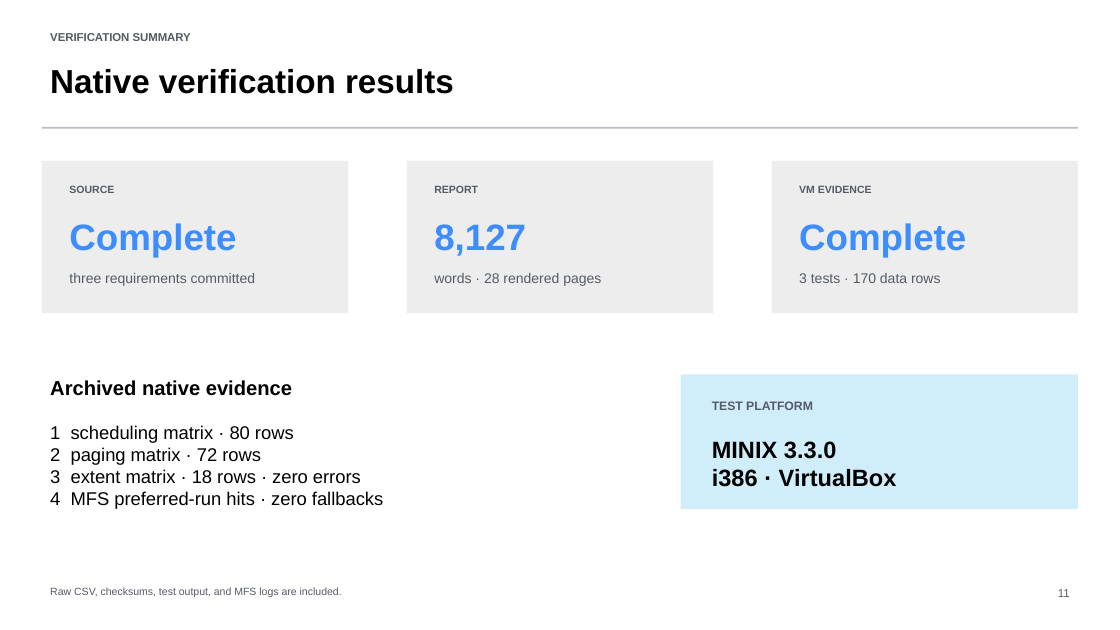
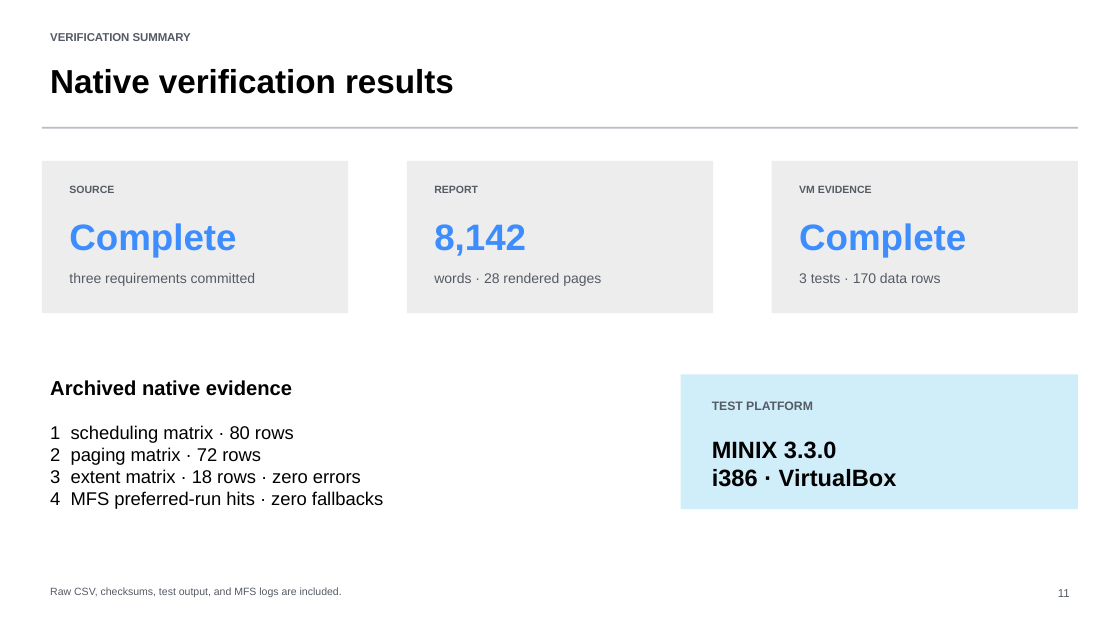
Before and after one commit to Rodina761/CSE335-MINIX-Project, a slide deck: slide 11 of project-deliverables/CSE335_MINIX_Project_Presentation.pptx. Drawn at 1120x630 pixels with LibreOffice and Linux fonts; fonts in the diff are those of the drawing. Boxes give left, top, right and bottom in pixels: in the first picture for what was removed or moved away, otherwise in the second. Text is boxed around its words. In the diff, an @@ line names an element or a change of style, - is before the commit and + after.

```diff
--- a/project-deliverables/CSE335_MINIX_Project_Presentation.pptx
+++ b/project-deliverables/CSE335_MINIX_Project_Presentation.pptx
@@ text at (434, 224, 526, 256): text changed @@
-8,127
+8,142
```
Also in this commit, not shown: 1 other slide changed, 6 other files.
